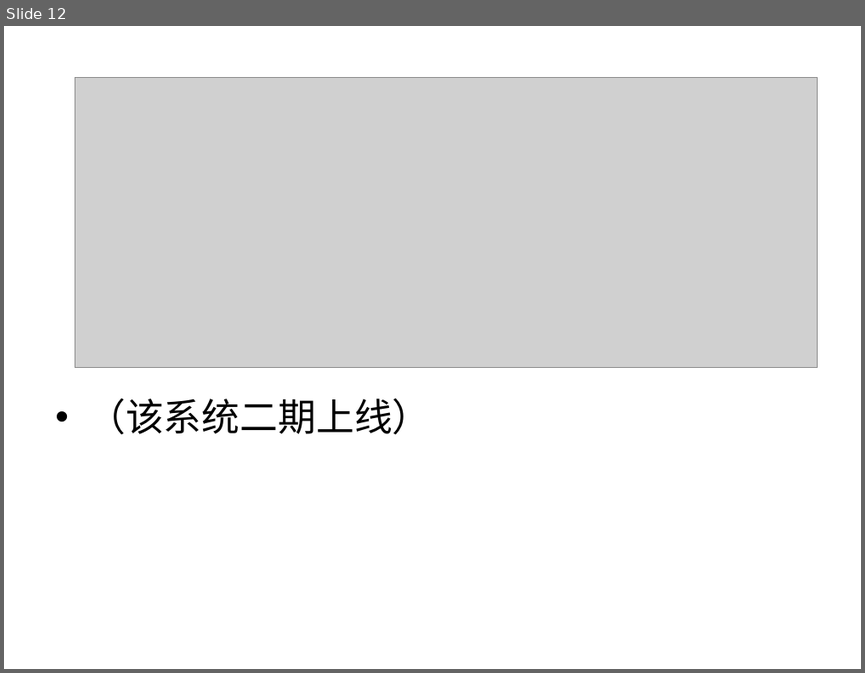
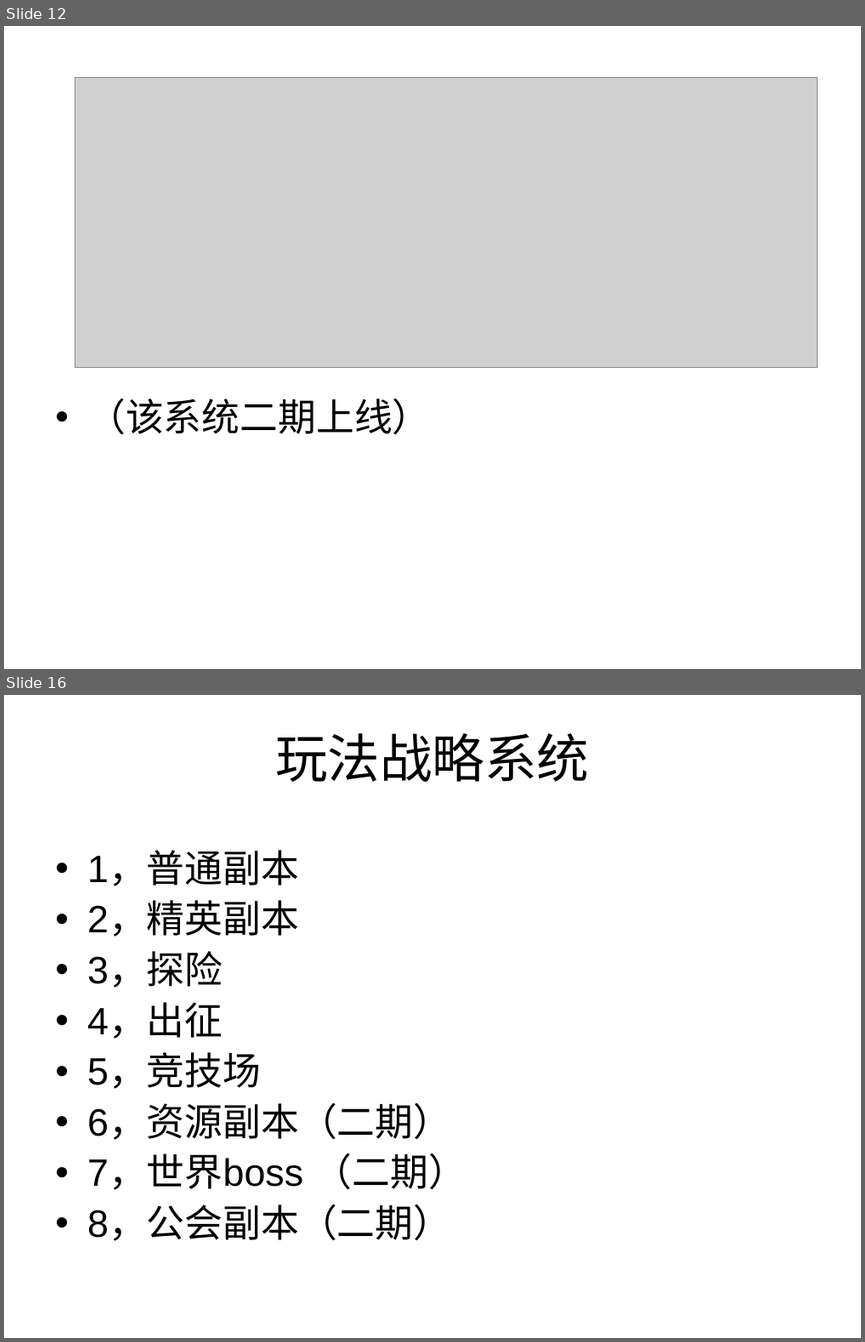
Before and after one commit to caihan1984/demov1, a slide deck: Assets/document/demo.ppt. Shown one above the other, each under a label of ours: slide 12 before the commit, slides 12 and 16 after it; the slides between them are not shown. The pictures are 865x673 and 865x1342 pixels, drawn with LibreOffice and Linux fonts; fonts in the diff are those of the drawing; grey boxes stand for pictures. Boxes give left, top, right and bottom in pixels: in the first picture for what was removed or moved away, otherwise in the second. Text is boxed around its words. In the diff, an @@ line names an element or a change of style, - is before the commit and + after.

```diff
--- a/Assets/document/demo.ppt
+++ b/Assets/document/demo.ppt
@@ slide 16 added at box(4, 695, 861, 1338), background #FFFFFF @@
@@ title added at box(275, 733, 590, 782), 44 pt, text #000000 @@
+玩法战略系统
@@ text added at box(87, 852, 466, 1241), 32 pt, text #000000 @@
+• 1，普通副本
+• 2，精英副本
+• 3，探险
+• 4，出征
+• 5，竞技场
+• 6，资源副本（二期）
+• 7，世界boss （二期）
+• 8，公会副本（二期）
```
Also in this commit, not shown: 1 slide changed, 7 other slides added.
